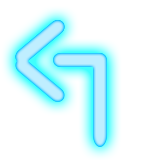
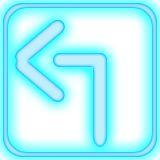
Two versions of the same layered image (160×160). Layer-by-layer changes:
added layer "glow border" above "Layer 3" over [3, 3, 157, 157]
